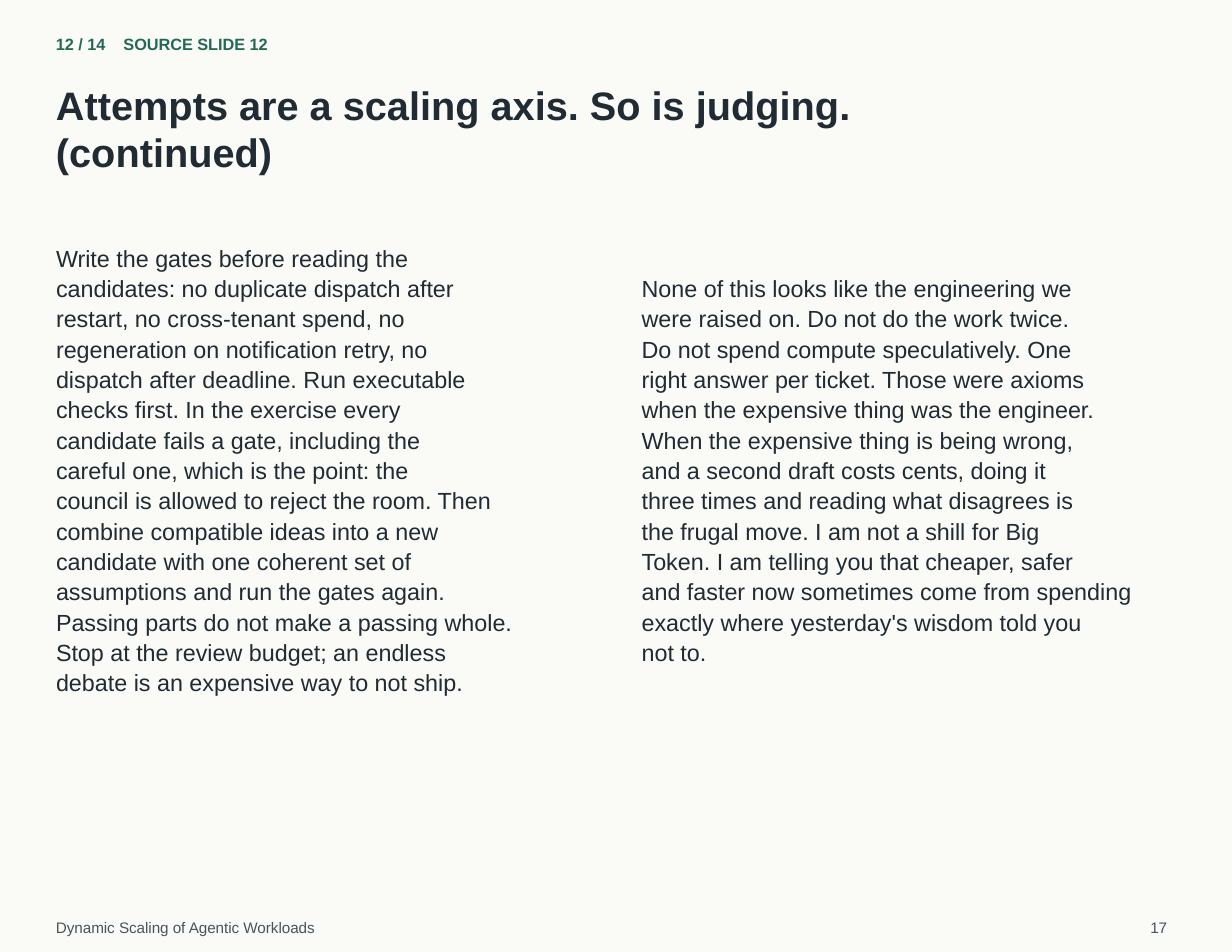
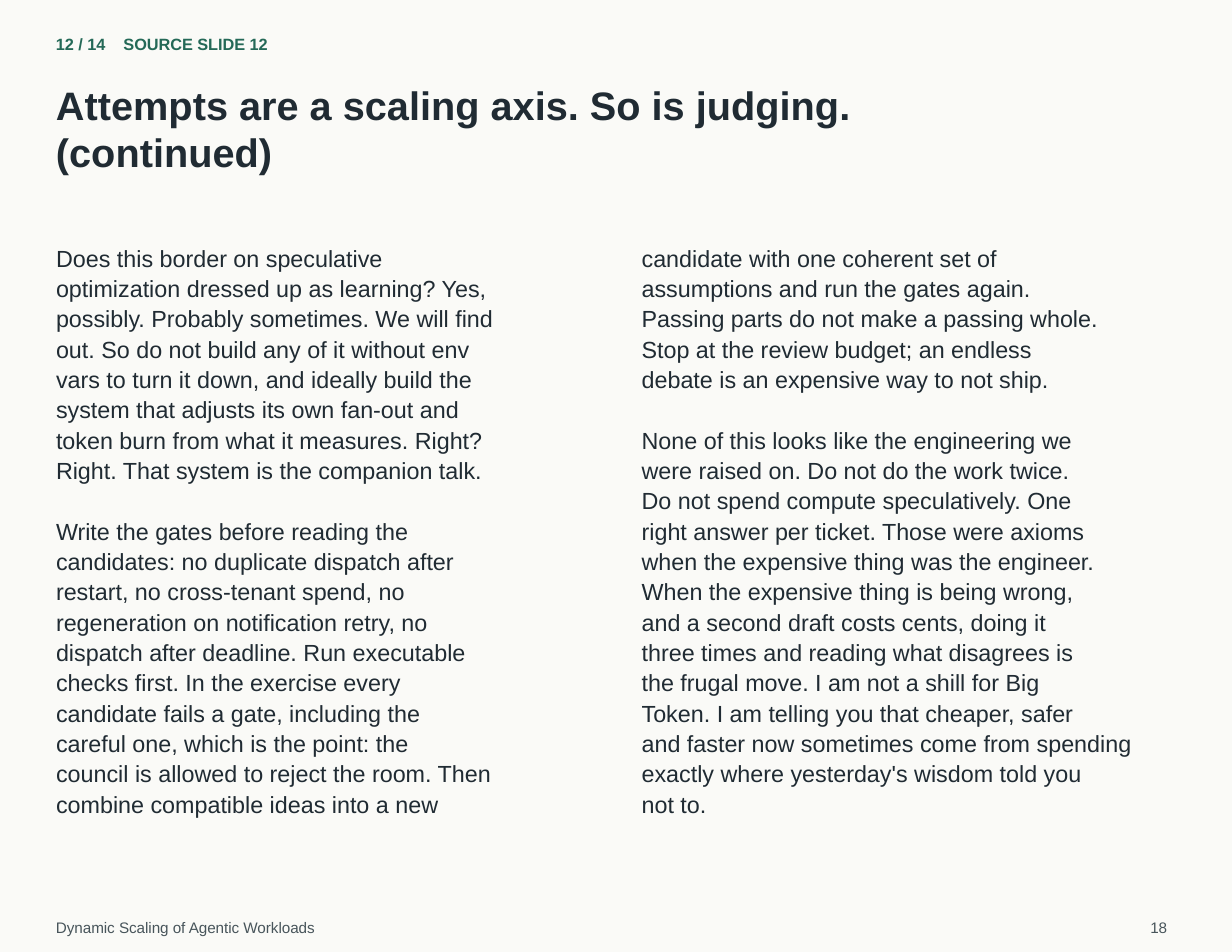
Before and after one commit to justsml/dans-blog, a slide deck: slide 18 of artifacts/speaking-portfolio-expanded/decks/dynamic-scaling-40min-handout.pptx (slide 17 before the commit). Drawn at 1232x952 pixels with LibreOffice and Linux fonts; fonts in the diff are those of the drawing. Boxes give left, top, right and bottom in pixels: in the first picture for what was removed or moved away, otherwise in the second. Text is boxed around its words. In the diff, an @@ line names an element or a change of style, - is before the commit and + after.

Commit message:
Refactor short talk titles and timestamps for clarity and consistency; add new shorts for "Barrel-of-Monkeys Maneuver" and update related content. Adjust timestamps in dynamic scaling scripts to align with new structure. Update README to reflect changes in short talk titles and pairings.

```diff
--- a/artifacts/speaking-portfolio-expanded/decks/dynamic-scaling-40min-handout.pptx
+++ b/artifacts/speaking-portfolio-expanded/decks/dynamic-scaling-40min-handout.pptx
@@ text at box(56, 250, 493, 484): paragraphs added @@
+Does this border on speculative
+optimization dressed up as learning? Yes,
+possibly. Probably sometimes. We will find
+out. So do not build any of it without env
+vars to turn it down, and ideally build the
+system that adjusts its own fan-out and
+token burn from what it measures. Right?
+Right. That system is the companion talk.
@@ text at box(642, 250, 1097, 393): paragraphs added @@
+candidate with one coherent set of
+assumptions and run the gates again.
+Passing parts do not make a passing whole.
+Stop at the review budget; an endless
+debate is an expensive way to not ship.
@@ text at box(56, 553, 512, 696): paragraphs removed @@
-candidate with one coherent set of
-assumptions and run the gates again.
-Passing parts do not make a passing whole.
-Stop at the review budget; an endless
-debate is an expensive way to not ship.
@@ text at box(1150, 922, 1167, 933): text changed @@
-17
+18
```
Also in this commit, not shown: 4 other slides changed, 1 slide added, 47 other files.
